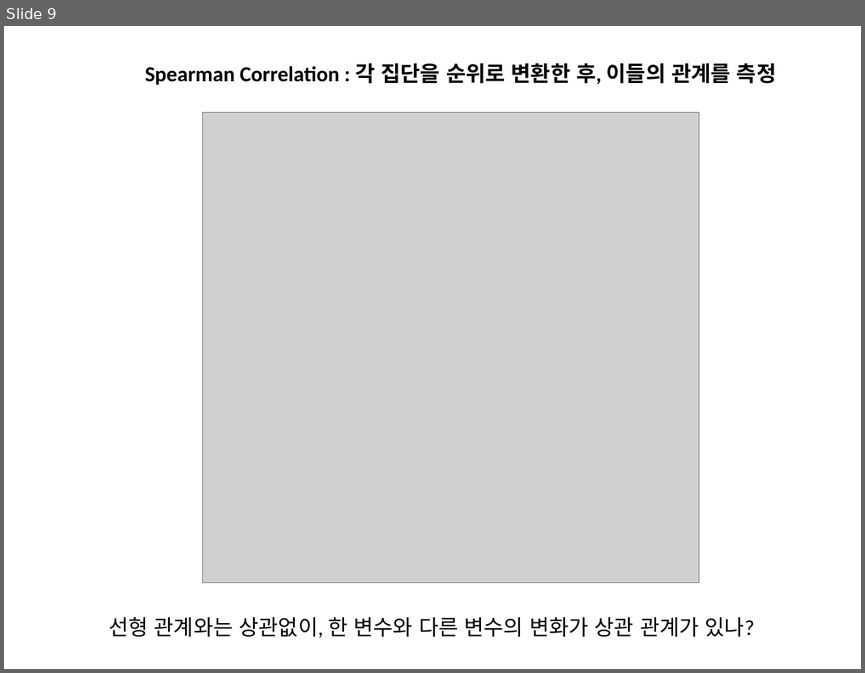
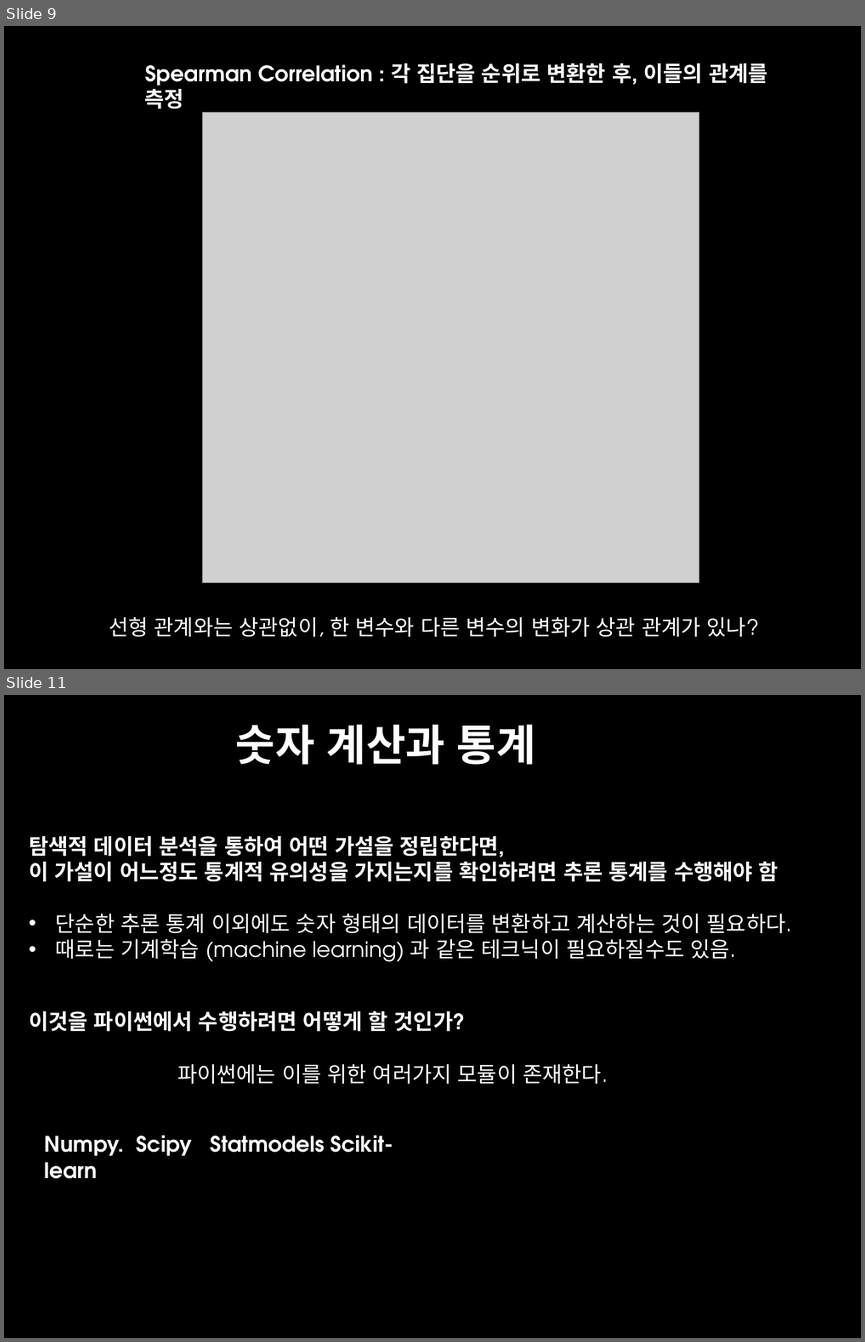
Before and after one commit to suknamgoong1970/CBNU-bioinformatics2021, a slide deck: Lecture8/Lect8.pptx. Shown one above the other, each under a label of ours: slide 9 before the commit, slides 9 and 11 after it; the slides between them are not shown. The pictures are 865x673 and 865x1342 pixels, drawn with LibreOffice and Linux fonts; fonts in the diff are those of the drawing; grey boxes stand for pictures. Boxes give left, top, right and bottom in pixels: in the first picture for what was removed or moved away, otherwise in the second. Text is boxed around its words. In the diff, an @@ line names an element or a change of style, - is before the commit and + after.

```diff
--- a/Lecture8/Lect8.pptx
+++ b/Lecture8/Lect8.pptx
@@ slide 11 added at box(4, 695, 861, 1338), background #000000 @@
@@ text added at box(236, 724, 536, 765), 36 pt, text #FFFFFF, bold @@
+숫자 계산과 통계
@@ text added at box(29, 836, 792, 962), 18 pt, text #FFFFFF @@
+탐색적 데이터 분석을 통하여 어떤 가설을 정립한다면,
+이 가설이 어느정도 통계적 유의성을 가지는지를 확인하려면 추론 통계를 수행해야 함
+• 단순한 추론 통계 이외에도 숫자 형태의 데이터를 변환하고 계산하는 것이 필요하다.
+• 때로는 기계학습 (machine learning) 과 같은 테크닉이 필요하질수도 있음.
@@ text added at box(29, 1010, 466, 1032), 18 pt, text #FFFFFF, bold @@
+이것을 파이썬에서 수행하려면 어떻게 할 것인가?
@@ text added at box(177, 1064, 608, 1083), 18 pt, text #FFFFFF @@
+파이썬에는 이를 위한 여러가지 모듈이 존재한다.
@@ text added at box(44, 1134, 393, 1179), 18 pt, text #FFFFFF, bold @@
+Numpy. Scipy Statmodels Scikit-learn
@@ slide 9 changed as well @@
@@ background #FFFFFF to #000000 @@
@@ text "Spearman Correlation : 각 집단을 ..." at box(145, 63, 768, 90): font Calibri to TeX Gyre Adventor, text colour #000000 to #FFFFFF @@
@@ text "선형 관계와는 상관없이, 한 변수와 ..." at box(109, 617, 759, 636): font Calibri to TeX Gyre Adventor, text colour #000000 to #FFFFFF @@
```
Also in this commit, not shown: 8 other slides changed, 17 other slides added, 4 slides removed, 1 other file.
